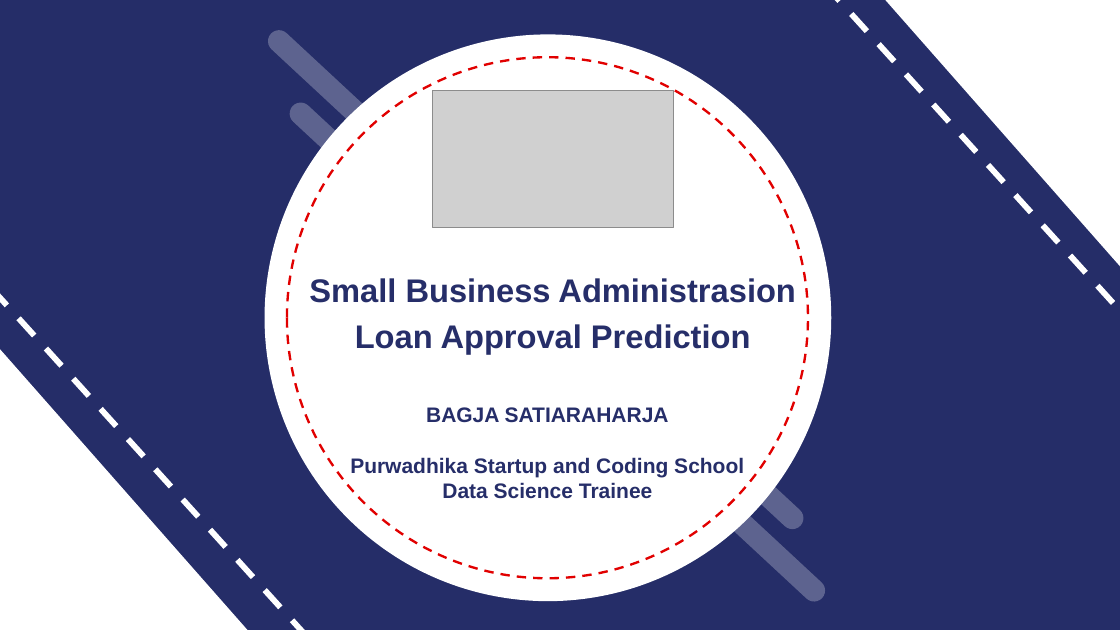
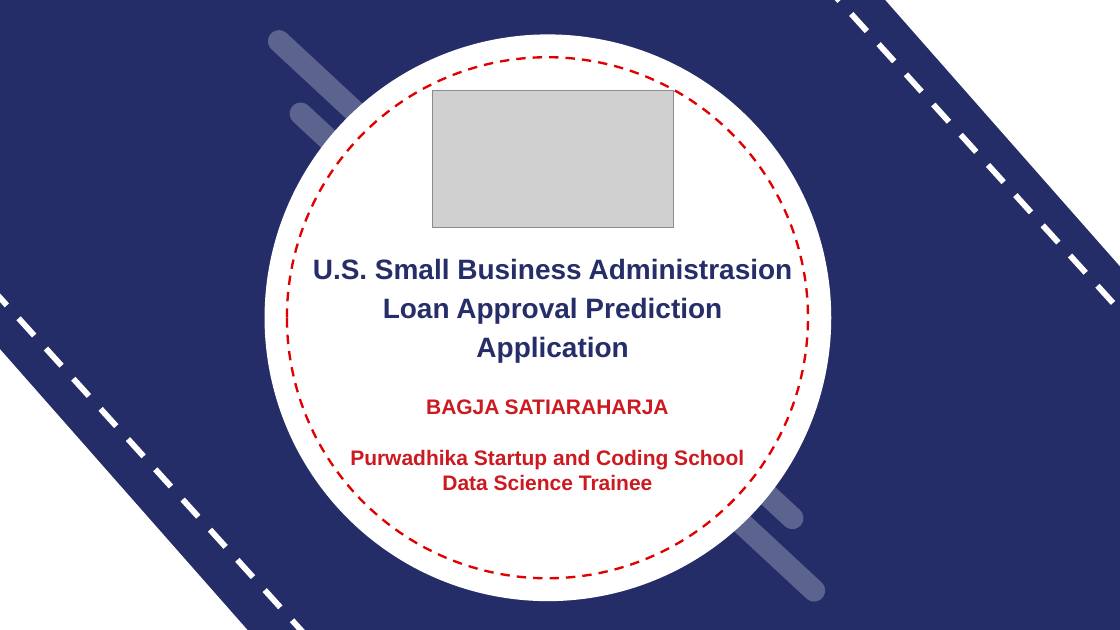
Before and after one commit to bagjasatia/Final_Project_SBA_Loan_Approval, a slide deck: slide 1 of SBA_Loan_Precentation.pptx. Drawn at 1120x630 pixels with LibreOffice and Linux fonts; fonts in the diff are those of the drawing; grey boxes stand for pictures. Boxes give left, top, right and bottom in pixels: in the first picture for what was removed or moved away, otherwise in the second. Text is boxed around its words. In the diff, an @@ line names an element or a change of style, - is before the commit and + after.

```diff
--- a/SBA_Loan_Precentation.pptx
+++ b/SBA_Loan_Precentation.pptx
@@ text at <box>313,258,793,280</box>: text changed; size 28 to 24 pt @@
-Small Business Administrasion
+U.S. Small Business Administrasion
@@ text at <box>383,297,722,323</box>: size 28 to 24 pt in "Loan Approval Prediction" @@
@@ text at <box>476,336,628,363</box>: paragraph added @@
+Application
@@ text "BAGJA SATIARAHARJA": place and size @@
-text "BAGJA SATIARAHARJA" at <box>350,407,744,499</box>
+text "BAGJA SATIARAHARJA" at <box>350,399,744,491</box>
@@ text "BAGJA SATIARAHARJA" at <box>350,399,744,491</box>: text colour #262E69 to #CC1A21 @@
```
Also in this commit, not shown: 2 other slides changed, 4 slides added, 9 other files.
